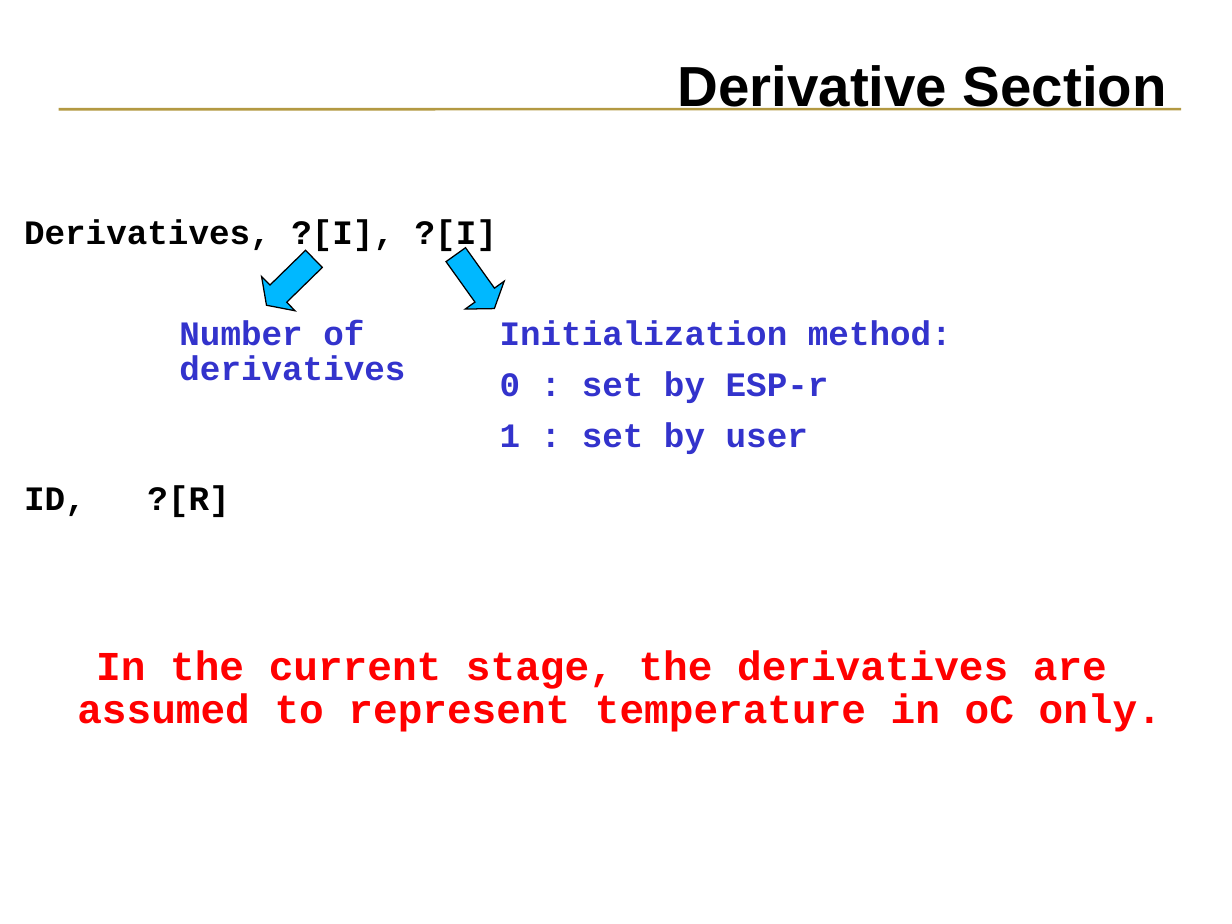
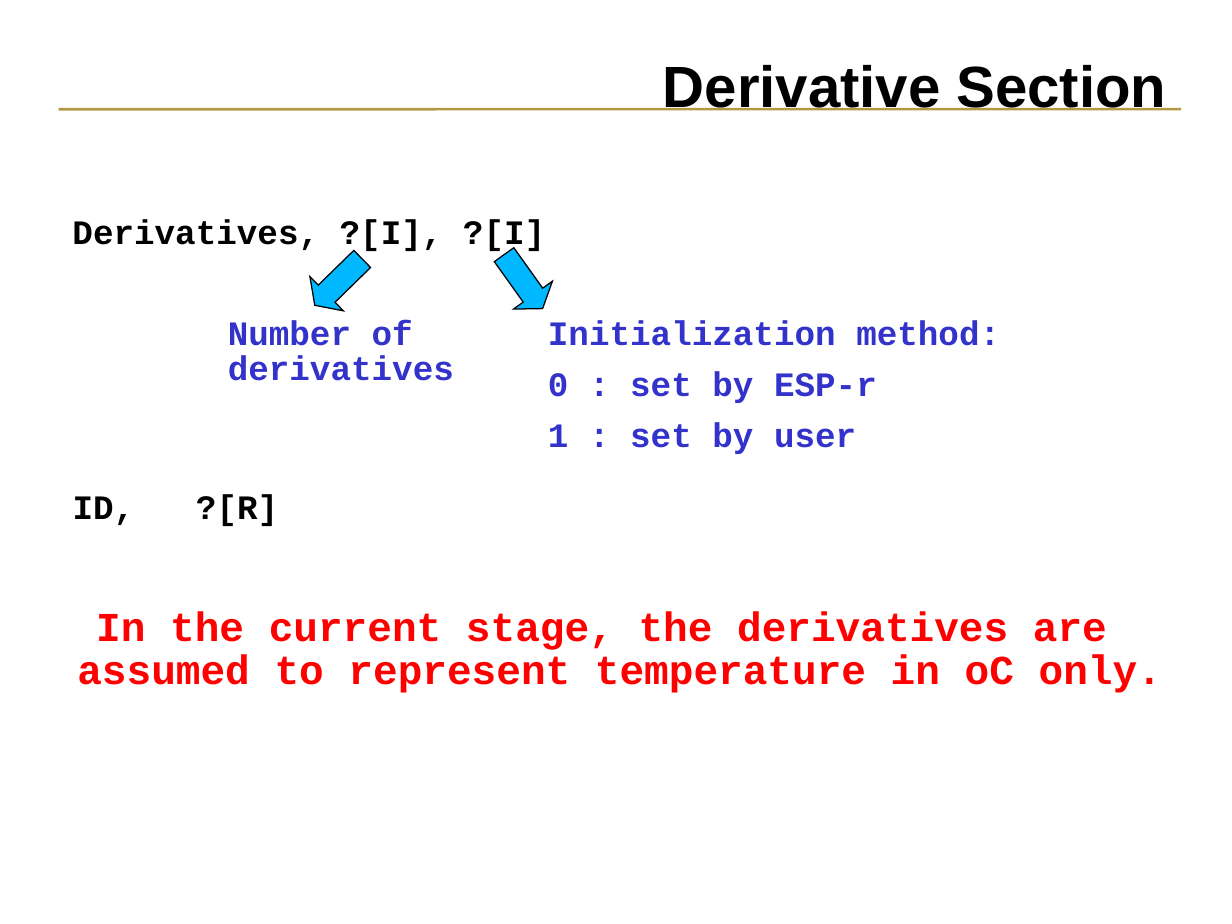
Before and after one commit to ESP-rCommunity/ESPrExtras, a slide deck: slide 32 of training/NRCan_course_materials/trnsys_coupling/trnsys_coupling.ppt. Drawn at 1232x924 pixels with LibreOffice and Linux fonts; fonts in the diff are those of the drawing. Boxes give left, top, right and bottom in pixels: in the first picture for what was removed or moved away, otherwise in the second. Text is boxed around its words. In the diff, an @@ line names an element or a change of style, - is before the commit and + after.

```diff
--- a/training/NRCan_course_materials/trnsys_coupling/trnsys_coupling.ppt
+++ b/training/NRCan_course_materials/trnsys_coupling/trnsys_coupling.ppt
@@ title "Derivative Section" at box(663, 65, 1167, 111): size 33 to 34 pt @@
@@ 3 texts, 2 right arrows: place and size @@
-3 texts, 2 right arrows at box(24, 219, 952, 454)
+3 texts, 2 right arrows at box(72, 219, 1000, 454)
@@ text "ID, ?[R]": place and size @@
-text "ID, ?[R]" at box(24, 485, 229, 517)
+text "ID, ?[R]" at box(73, 494, 278, 526)
@@ text "In the current stage, the ...": place and size @@
-text "In the current stage, the ..." at box(77, 650, 1162, 732)
+text "In the current stage, the ..." at box(77, 612, 1162, 693)
```
Also in this commit, not shown: 32 other slides changed, 11 slides added, 5 other files.
